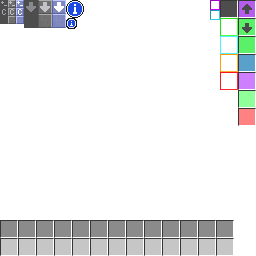
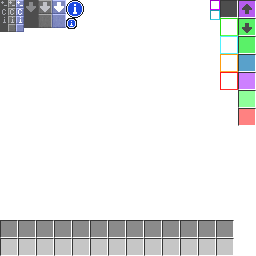
The second 256 x 256 image is a revision of the first. Changes to its layers:
painted on "Icons" over [3, 17, 22, 23]
painted on "Background" over [0, 24, 24, 32]
